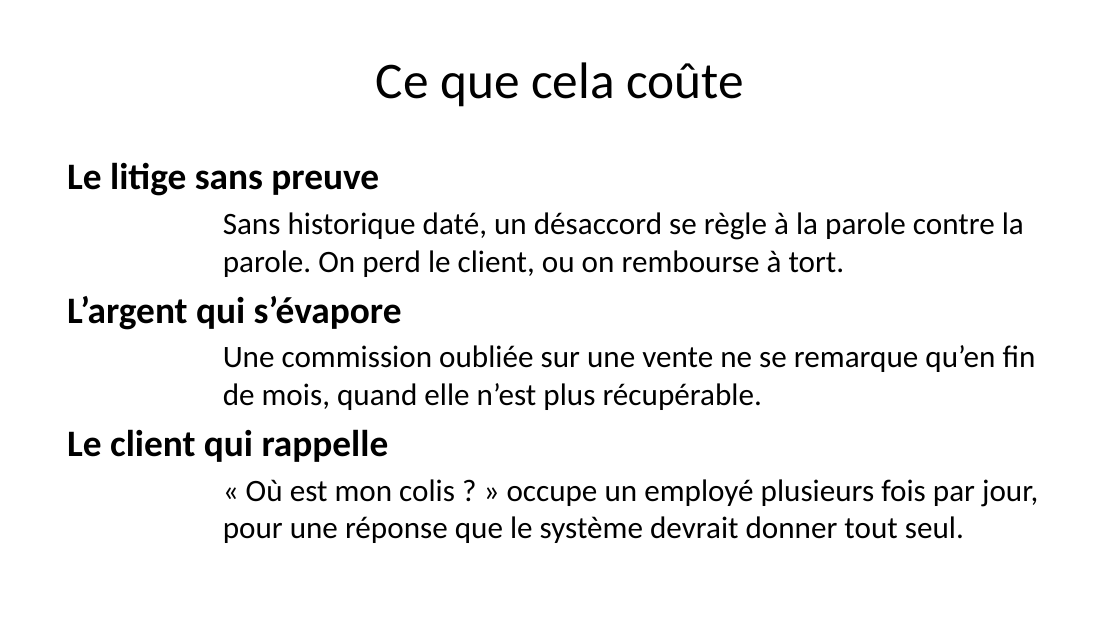
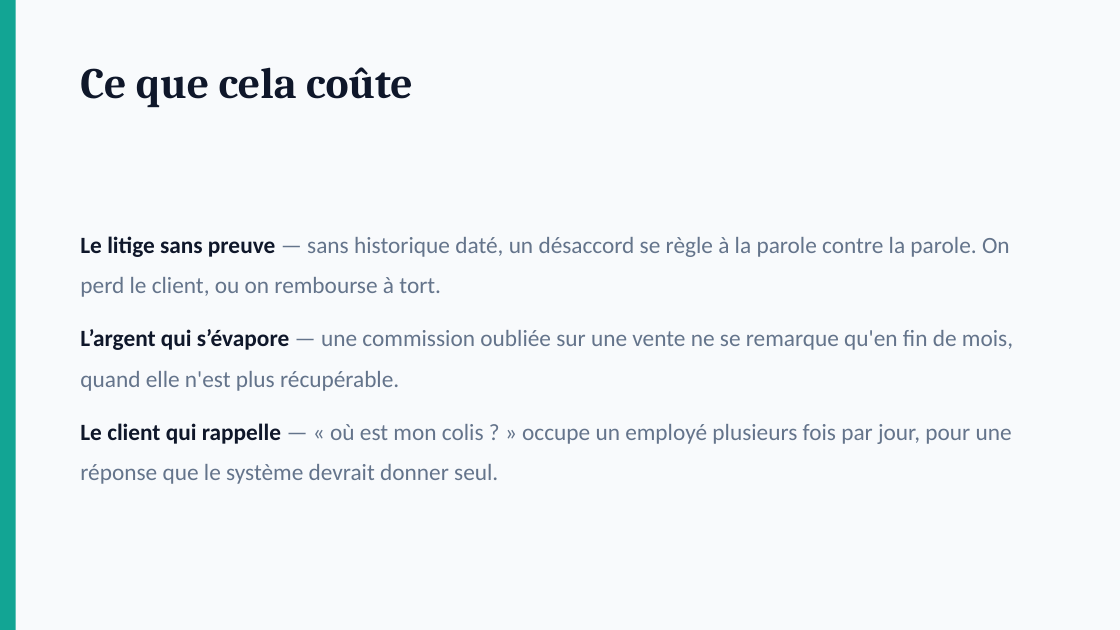
Before and after one commit to Dominique-BRIA/garah, a slide deck: slide 4 of docs/presentation/GARAH-presentation.pptx. Drawn at 1120x630 pixels with LibreOffice and Linux fonts; fonts in the diff are those of the drawing. Boxes give left, top, right and bottom in pixels: in the first picture for what was removed or moved away, otherwise in the second. Text is boxed around its words. In the diff, an @@ line names an element or a change of style, - is before the commit and + after.

```diff
--- a/docs/presentation/GARAH-presentation.pptx
+++ b/docs/presentation/GARAH-presentation.pptx
@@ background #FFFFFF to #F8FAFC @@
@@ rectangle added at [0,0,16,629], fill #12A594 @@
@@ text "Ce que cela coûte": place and size @@
-text "Ce que cela coûte" at [376,62,743,107]
+text "Ce que cela coûte" at [80,67,412,108]
@@ text "Ce que cela coûte" at [80,67,412,108]: size 33 to 28 pt, font Calibri to Cambria, text colour #000000 to #0F172A, bold on; alignment centre to left @@
@@ text "Le litige sans preuve — ..." at [80,236,1013,484]: vertical alignment top to middle @@
@@ text at [80,236,1013,484]: text changed; size 20 to 15 pt; text colour #000000 to #64748B @@
-Le litige sans preuve
-Sans historique daté, un désaccord se règle à la parole contre la parole. On perd le client, ou on rembourse à tort.
-L’argent qui s’évapore
-Une commission oubliée sur une vente ne se remarque qu’en fin de mois, quand elle n’est plus récupérable.
-Le client qui rappelle
-« Où est mon colis ? » occupe un employé plusieurs fois par jour, pour une réponse que le système devrait donner tout seul.
+▪ Le litige sans preuve — sans historique daté, un désaccord se règle à la parole contre la parole. On perd le client, ou on rembourse à tort.
+L’argent qui s’évapore — une commission oubliée sur une vente ne se remarque qu'en fin de mois, quand elle n'est plus récupérable.
+Le client qui rappelle — « où est mon colis ? » occupe un employé plusieurs fois par jour, pour une réponse que le système devrait donner seul.
```
Also in this commit, not shown: 22 other slides changed, 11 slides added, 13 slides removed, 3 other files.
